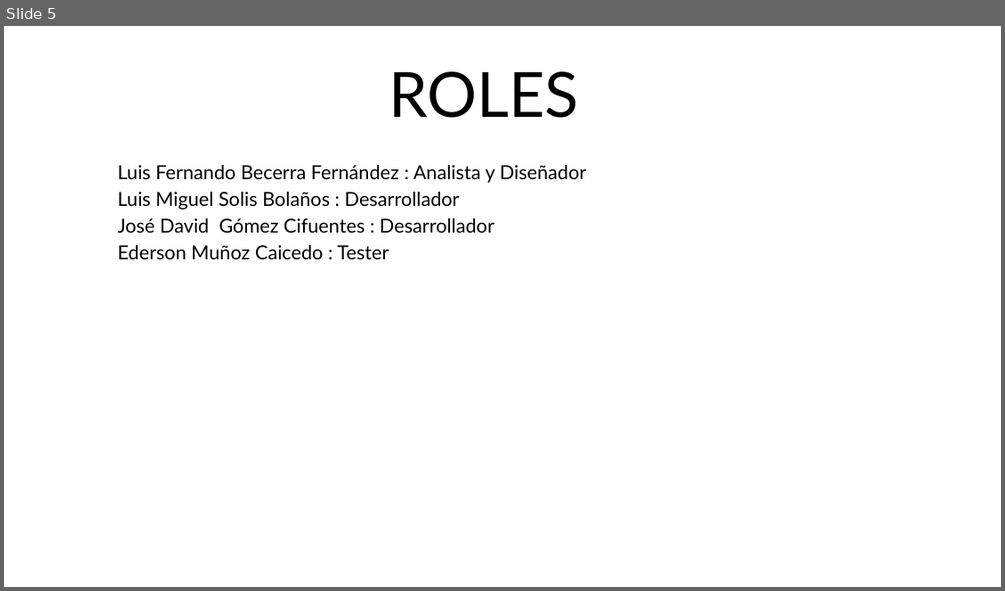
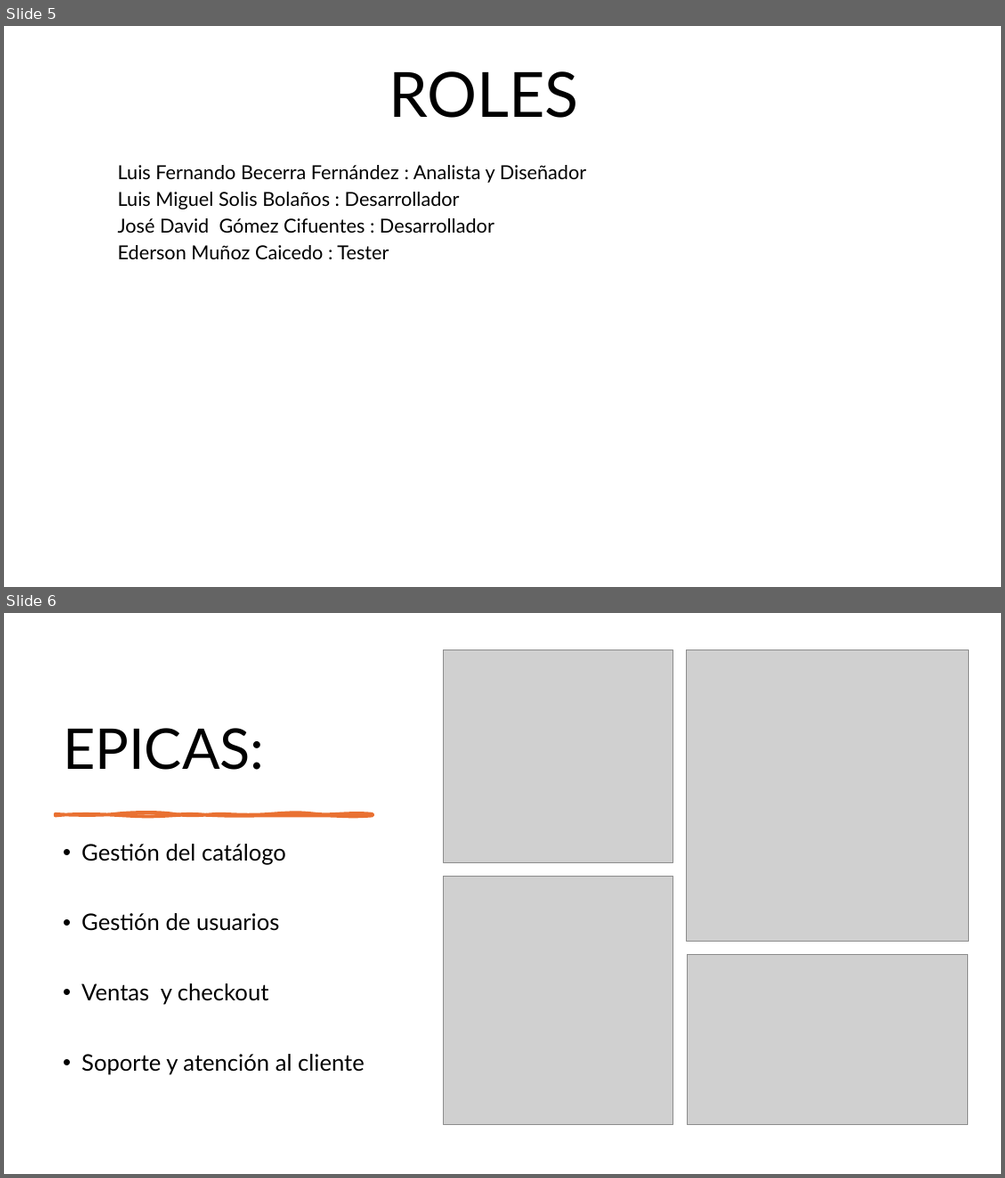
Before and after one commit to EdersonMunoz/PaginaWeb_Joyeria_Eden, a slide deck: PresentacionProyecto(JoyeriaEdén).pptx. Shown one above the other, each under a label of ours: slide 5 before the commit, slides 5 and 6 after it. The pictures are 1005x591 and 1005x1178 pixels, drawn with LibreOffice and Linux fonts; fonts in the diff are those of the drawing; grey boxes stand for pictures. Boxes give left, top, right and bottom in pixels: in the first picture for what was removed or moved away, otherwise in the second. Text is boxed around its words. In the diff, an @@ line names an element or a change of style, - is before the commit and + after.

```diff
--- a/PresentacionProyecto(JoyeriaEdén).pptx
+++ b/PresentacionProyecto(JoyeriaEdén).pptx
@@ slide 6 added at [4,613,1001,1174], background #FFFFFF @@
@@ picture added at [444,649,672,863] @@
@@ picture added at [687,650,970,941] @@
@@ title added at [63,728,264,770], 54 pt, text #000000 @@
+EPICAS:
@@ freeform shape added at [56,814,372,816], fill #E97132, outline #E97132 3.25 pt @@
@@ text added at [81,844,364,1075], 22 pt, text #000000 @@
+• Gestión del catálogo
+• Gestión de usuarios
+• Ventas y checkout
+• Soporte y atención al cliente
@@ picture added at [443,876,672,1125] @@
@@ picture added at [687,954,968,1125] @@
```
Also in this commit, not shown: 4 other slides added, 17 other files.
